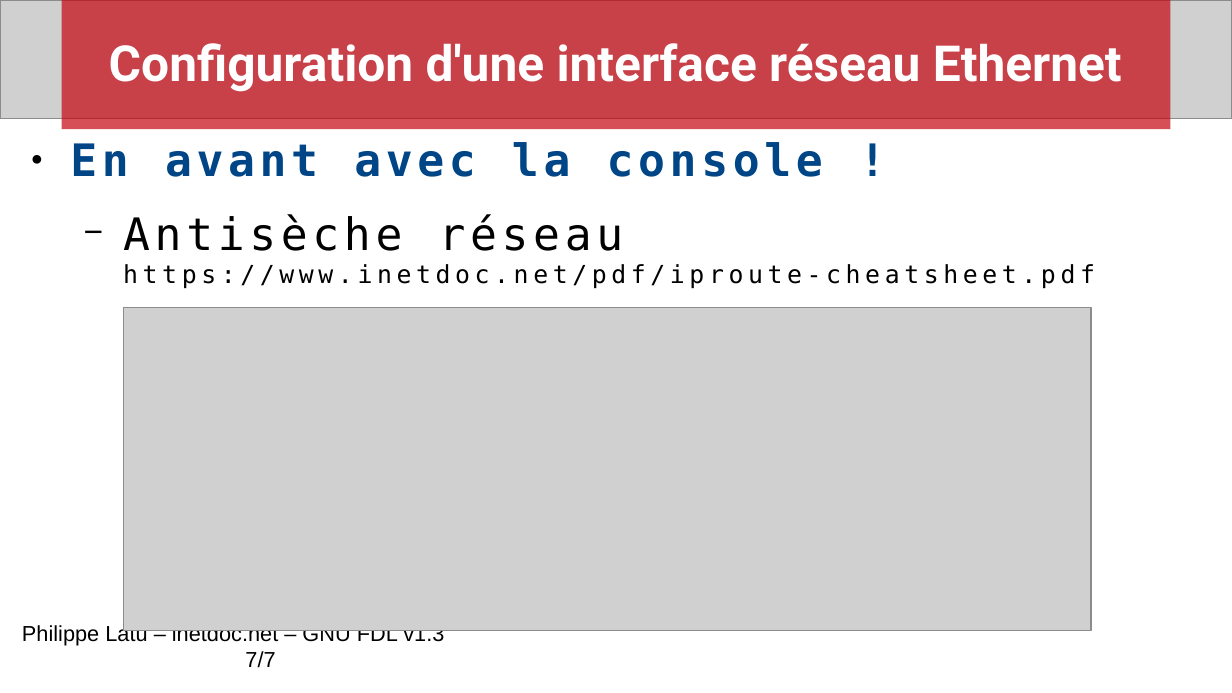
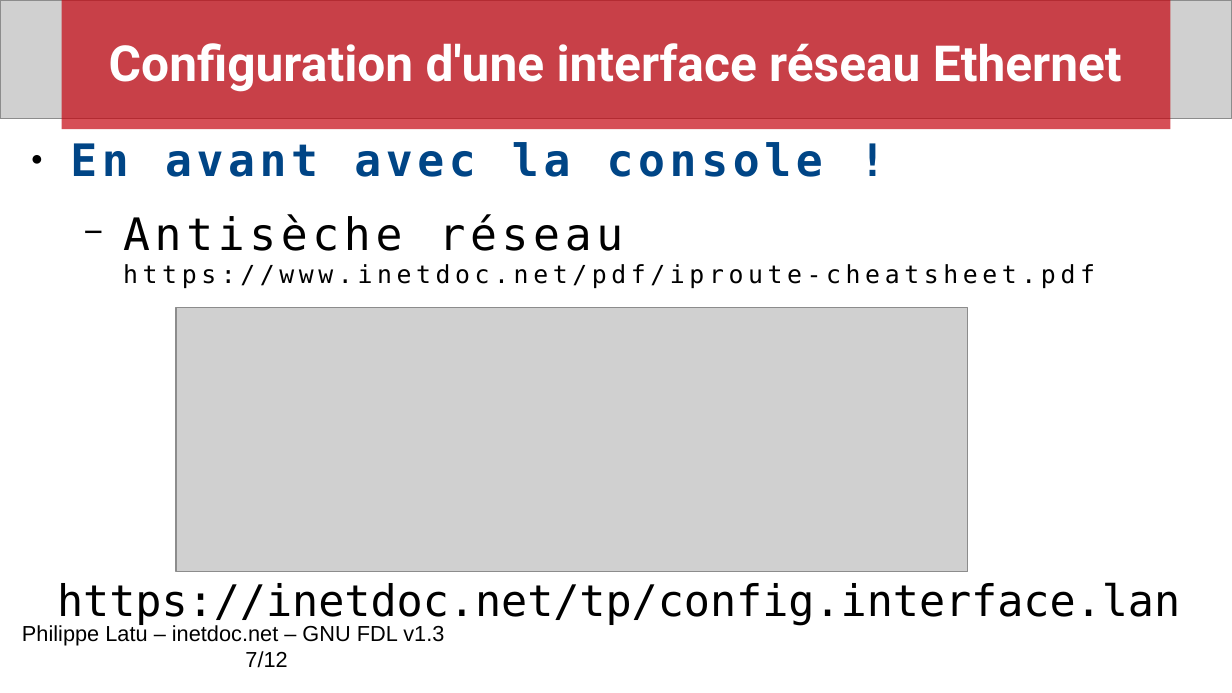
Before and after one commit to platu/inetdoc, a slide deck: slide 7 of travaux_pratiques/config.interface.lan/presentation/conf-intf-lan.odp. Drawn at 1232x693 pixels with LibreOffice and Linux fonts; fonts in the diff are those of the drawing; grey boxes stand for pictures. Boxes give left, top, right and bottom in pixels: in the first picture for what was removed or moved away, otherwise in the second. Text is boxed around its words. In the diff, an @@ line names an element or a change of style, - is before the commit and + after.

Commit message:
Support TP configuration interface Ethernet
. version intermédiaire documents support capsules vidéo

```diff
--- a/travaux_pratiques/config.interface.lan/presentation/conf-intf-lan.odp
+++ b/travaux_pratiques/config.interface.lan/presentation/conf-intf-lan.odp
@@ picture: place and size @@
-picture at (123, 309, 1091, 632)
+picture at (176, 309, 968, 572)
@@ text added at (57, 582, 1180, 626), 28 pt, text #000000 @@
+https://inetdoc.net/tp/config.interface.lan
@@ text at (22, 623, 444, 668): text changed @@
-Philippe Latu – inetdoc.net – GNU FDL v1.3 7/7
+Philippe Latu – inetdoc.net – GNU FDL v1.3 7/12
```
Also in this commit, not shown: 1 other slide changed, 5 slides added, 2 other files.
